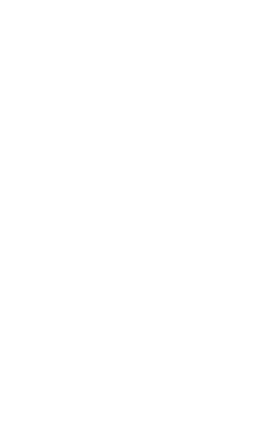
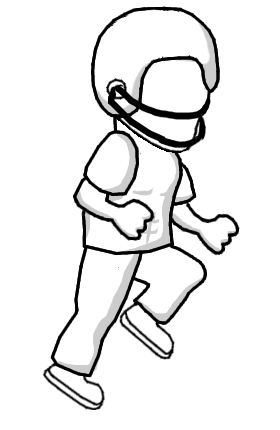
Layered file, before and after one edit (280 x 430). Changes by layer:
showed "SHADES" over [55, 6, 240, 377]
showed "LINES HELMET" over [91, 6, 220, 118]
showed "LINES LEG" over [50, 244, 207, 378]
showed "LINES ARM 2" over [169, 198, 240, 256]
showed "LINES ARM" over [73, 175, 155, 241]
showed "LINES TORSO" over [81, 114, 197, 263]
showed "LINES SHOE" over [42, 363, 106, 410]
showed "LINES SHOE #1" over [119, 302, 175, 360]
showed "LINES FACE" over [107, 84, 211, 153]
showed "shirt 1", painted on it over [83, 131, 194, 254]
hid "shoes 2" over [44, 314, 169, 409]
